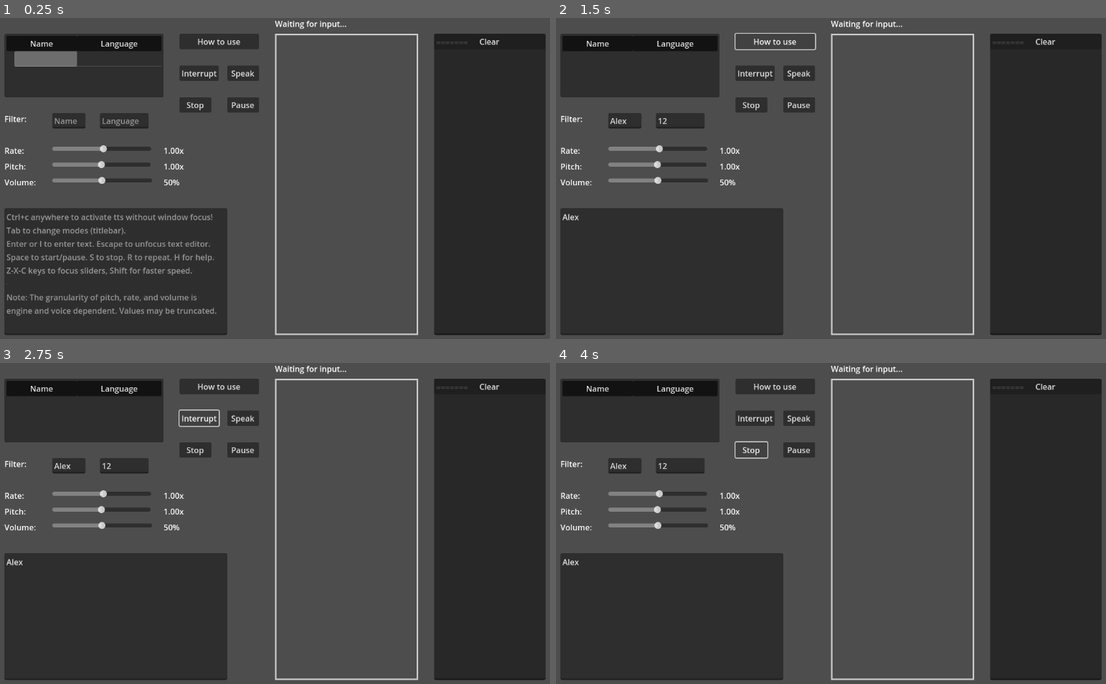
Above: before the commit, frames 1-4 (two rows, left to right).
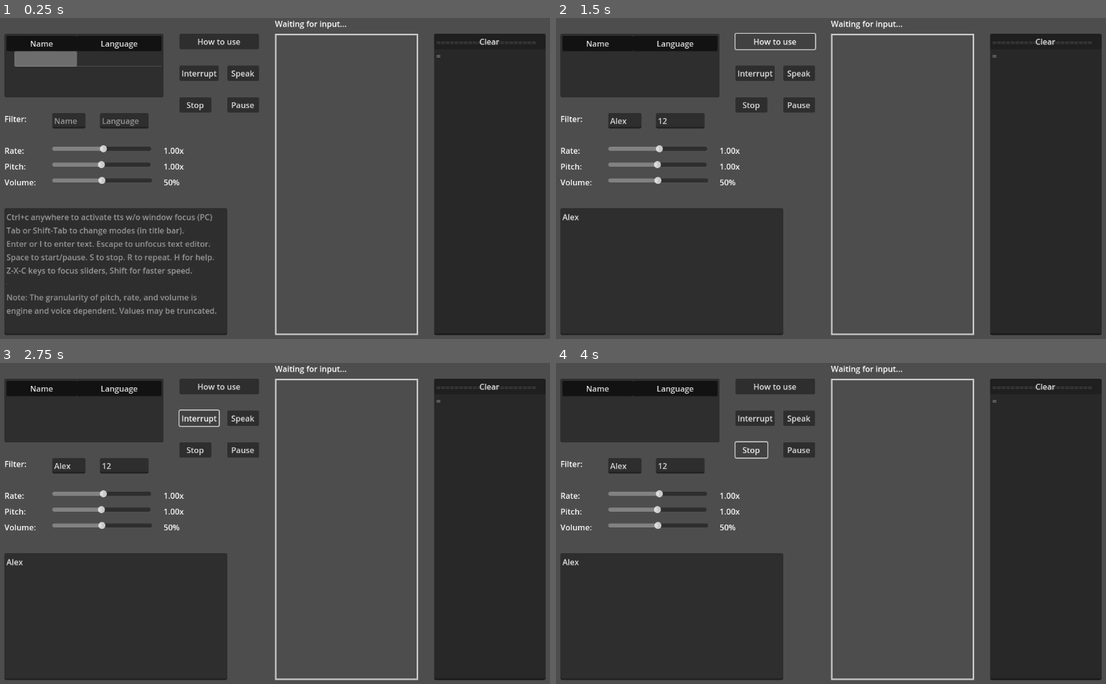
Above: after the commit, the same moments.

Repository: lesleyrs/clipboard-narrator
Game: Godot game, scene res://main.tscn
The game is run twice, just before and just after one commit, with the same random seed, the same clock (stepped at 60 frames per second) and the same inputs.
Inputs (mouse positions are in pixels of both pictures, inside the frame that each line leads up to):
- Up to frame 1 (0.25 s): no input
- Up to frame 2 (1.5 s): click (627, 120) at 0.52 s; type "Alex" at 0.6 s; click (682, 120) at 0.75 s; type "12" at 0.83 s; click (671, 271) at 0.98 s; type "Alex" at 1.07 s; click "How to use" at 1.25 s
- Up to frame 3 (2.75 s): click "Interrupt" at 2 s
- Up to frame 4 (4 s): click "Speak" at 2.75 s; click "Stop" at 3.5 s

The runs differ from the first frame. In frame 1, 0.5% of the frame differs, in the area x 4-98%, y 7-68%; in frame 2, less than 0.1%; in frame 3, less than 0.1%; in frame 4, less than 0.1%.

Commit message:
One more input and more helpful text

Diff:
--- a/main.gd
+++ b/main.gd
@@ -19,13 +19,14 @@
 # save clipboard in array for going back in history?
 # allow forcing english by default setting after saving
 # tabs for seperate text editor maybe?
+# web build cuts off before finishing help text
 
 # Note: On Windows and Linux (X11), utterance text can use SSML markup.
 # SSML support is engine and voice dependent. If the engine does not support SSML,
 # you should strip out all XML markup before calling tts_speak().
 
 func _ready():
-	DisplayServer.window_set_title("Clipboard Narrator %s" % current_title) # check after saving if it works
+	DisplayServer.window_set_title("Clipboard Narrator - %s" % current_title) # check after saving if it works
 	voices = DisplayServer.tts_get_voices()
 	var root = $Tree.create_item()
 	$Tree.set_hide_root(true)
@@ -39,13 +40,13 @@
 		child.set_metadata(0, v["id"])
 		child.set_text(1, v["language"])
 	if OS.has_feature("web"):
-		$Log.text += "\nWeb build needs window focus to read clipboard.\n"
+		$Log.text += "\nWeb build needs window focus to read clipboard.\nCurrently English only.\nPC build recommended.\n"
 	elif voices.size() == 1:
 		$Log.text += "\n%d voice available\n" % [voices.size()]
 	elif voices.size() > 1:
 		$Log.text += "\n%d voices available\n" % [voices.size()]
 
-	$Log.text += "=======\n"
+	$Log.text += "=======================\n"
 
 	DisplayServer.tts_set_utterance_callback(DisplayServer.TTS_UTTERANCE_STARTED, Callable(self, "_on_utterance_start"))
 	DisplayServer.tts_set_utterance_callback(DisplayServer.TTS_UTTERANCE_ENDED, Callable(self, "_on_utterance_end"))
@@ -54,8 +55,20 @@
 	set_process(true) # what's the purpose of this? low processor mode on or off?
 
 func _unhandled_input(_event):
-	DisplayServer.window_set_title("Clipboard Narrator %s" % current_title)
-	if Input.is_action_just_pressed("tts_tab") and !$Utterance.has_focus():
+	DisplayServer.window_set_title("Clipboard Narrator - %s" % current_title)
+	if Input.is_action_just_pressed("tts_shift_tab") and !$Utterance.has_focus():
+		match current_state:
+			0:
+				current_state = MODES.MANUAL
+				current_title = "MANUAL MODE"
+			1:
+				current_state = MODES.INTERRUPT
+				current_title = "INTERRUPT MODE"
+			2:
+				current_state = MODES.QUEUE
+				current_title = "QUEUE MODE"
+
+	elif Input.is_action_just_pressed("tts_tab") and !$Utterance.has_focus():
 		match current_state:
 			0:
 				current_state = MODES.QUEUE
@@ -221,15 +234,23 @@
 
 func _on_button_demo_pressed():
 	var voice = DisplayServer.tts_get_voices_for_language("en")
+	var help_text = \
+"Tab or Shift-Tab to change modes (in title bar).
+Enter or I to enter text. Escape to unfocus text editor.
+Space to start/pause. S to stop. R to repeat. H for help.
+Z-X-C keys to focus sliders, Shift for faster speed.
+
+Note: The granularity of pitch, rate, and volume is engine and voice dependent. Values may be truncated."
+
 	if !voice.is_empty():
 		if OS.has_feature("web"):
-			ut_map[id] = "Copy text to activate text to speech, copying the same text back to back does not work.\nWeb build can't read clipboard if window isn't in focus and defaults to English, PC build is recommended.\n"
-			DisplayServer.tts_speak("Copy text to activate text to speech, copying the same text back to back does not work.\nWeb build can't read clipboard if window isn't in focus and defaults to English, PC build is recommended.\n", voice[0], 50, 1, 1, id)
+			ut_map[id] = help_text
+			DisplayServer.tts_speak(help_text, voice[0], 50, 1, 1, id)
 			id += 1
 
 		if !OS.has_feature("web"):
-			ut_map[id] = "Copy text to activate text to speech, copying the same text back to back does not work."
-			DisplayServer.tts_speak("Copy text to activate text to speech, copying the same text back to back does not work.", voice[0], 50, 1, 1, id)
+			ut_map[id] = help_text
+			DisplayServer.tts_speak(help_text, voice[0], 50, 1, 1, id)
 			id += 1
 
 func _on_line_edit_filter_name_text_changed(_new_text):
--- a/main.tscn
+++ b/main.tscn
@@ -170,8 +170,8 @@
 offset_top = 384.0
 offset_right = 480.0
 offset_bottom = 640.0
-placeholder_text = "Ctrl+c anywhere to activate tts without window focus!
-Tab to change modes (titlebar).
+placeholder_text = "Ctrl+c anywhere to activate tts w/o window focus (PC)
+Tab or Shift-Tab to change modes (in title bar).
 Enter or I to enter text. Escape to unfocus text editor.
 Space to start/pause. S to stop. R to repeat. H for help.
 Z-X-C keys to focus sliders, Shift for faster speed.
--- a/project.godot
+++ b/project.godot
@@ -18,9 +18,24 @@
 
 [input]
 
+tts_space={
+"deadzone": 0.5,
+"events": [Object(InputEventKey,"resource_local_to_scene":false,"resource_name":"","device":0,"window_id":0,"alt_pressed":false,"shift_pressed":false,"ctrl_pressed":false,"meta_pressed":false,"pressed":false,"keycode":32,"physical_keycode":0,"unicode":0,"echo":false,"script":null)
+]
+}
 tts_enter={
 "deadzone": 0.5,
 "events": [Object(InputEventKey,"resource_local_to_scene":false,"resource_name":"","device":0,"window_id":0,"alt_pressed":false,"shift_pressed":false,"ctrl_pressed":false,"meta_pressed":false,"pressed":false,"keycode":4194309,"physical_keycode":0,"unicode":0,"echo":false,"script":null)
+]
+}
+tts_escape={
+"deadzone": 0.5,
+"events": [Object(InputEventKey,"resource_local_to_scene":false,"resource_name":"","device":0,"window_id":0,"alt_pressed":false,"shift_pressed":false,"ctrl_pressed":false,"meta_pressed":false,"pressed":false,"keycode":4194305,"physical_keycode":0,"unicode":0,"echo":false,"script":null)
+]
+}
+tts_shift={
+"deadzone": 0.5,
+"events": [Object(InputEventKey,"resource_local_to_scene":false,"resource_name":"","device":0,"window_id":0,"alt_pressed":false,"shift_pressed":false,"ctrl_pressed":false,"meta_pressed":false,"pressed":false,"keycode":4194325,"physical_keycode":0,"unicode":0,"echo":false,"script":null)
 ]
 }
 tts_tab={
@@ -28,19 +43,9 @@
 "events": [Object(InputEventKey,"resource_local_to_scene":false,"resource_name":"","device":0,"window_id":0,"alt_pressed":false,"shift_pressed":false,"ctrl_pressed":false,"meta_pressed":false,"pressed":false,"keycode":4194306,"physical_keycode":0,"unicode":0,"echo":false,"script":null)
 ]
 }
-tts_shift={
+tts_shift_tab={
 "deadzone": 0.5,
-"events": [Object(InputEventKey,"resource_local_to_scene":false,"resource_name":"","device":0,"window_id":0,"alt_pressed":false,"shift_pressed":false,"ctrl_pressed":false,"meta_pressed":false,"pressed":false,"keycode":4194325,"physical_keycode":0,"unicode":0,"echo":false,"script":null)
-]
-}
-tts_space={
-"deadzone": 0.5,
-"events": [Object(InputEventKey,"resource_local_to_scene":false,"resource_name":"","device":0,"window_id":0,"alt_pressed":false,"shift_pressed":false,"ctrl_pressed":false,"meta_pressed":false,"pressed":false,"keycode":32,"physical_keycode":0,"unicode":0,"echo":false,"script":null)
-]
-}
-tts_escape={
-"deadzone": 0.5,
-"events": [Object(InputEventKey,"resource_local_to_scene":false,"resource_name":"","device":0,"window_id":0,"alt_pressed":false,"shift_pressed":false,"ctrl_pressed":false,"meta_pressed":false,"pressed":false,"keycode":4194305,"physical_keycode":0,"unicode":0,"echo":false,"script":null)
+"events": [Object(InputEventKey,"resource_local_to_scene":false,"resource_name":"","device":0,"window_id":0,"alt_pressed":false,"shift_pressed":true,"ctrl_pressed":false,"meta_pressed":false,"pressed":false,"keycode":4194306,"physical_keycode":0,"unicode":0,"echo":false,"script":null)
 ]
 }
 tts_z={
